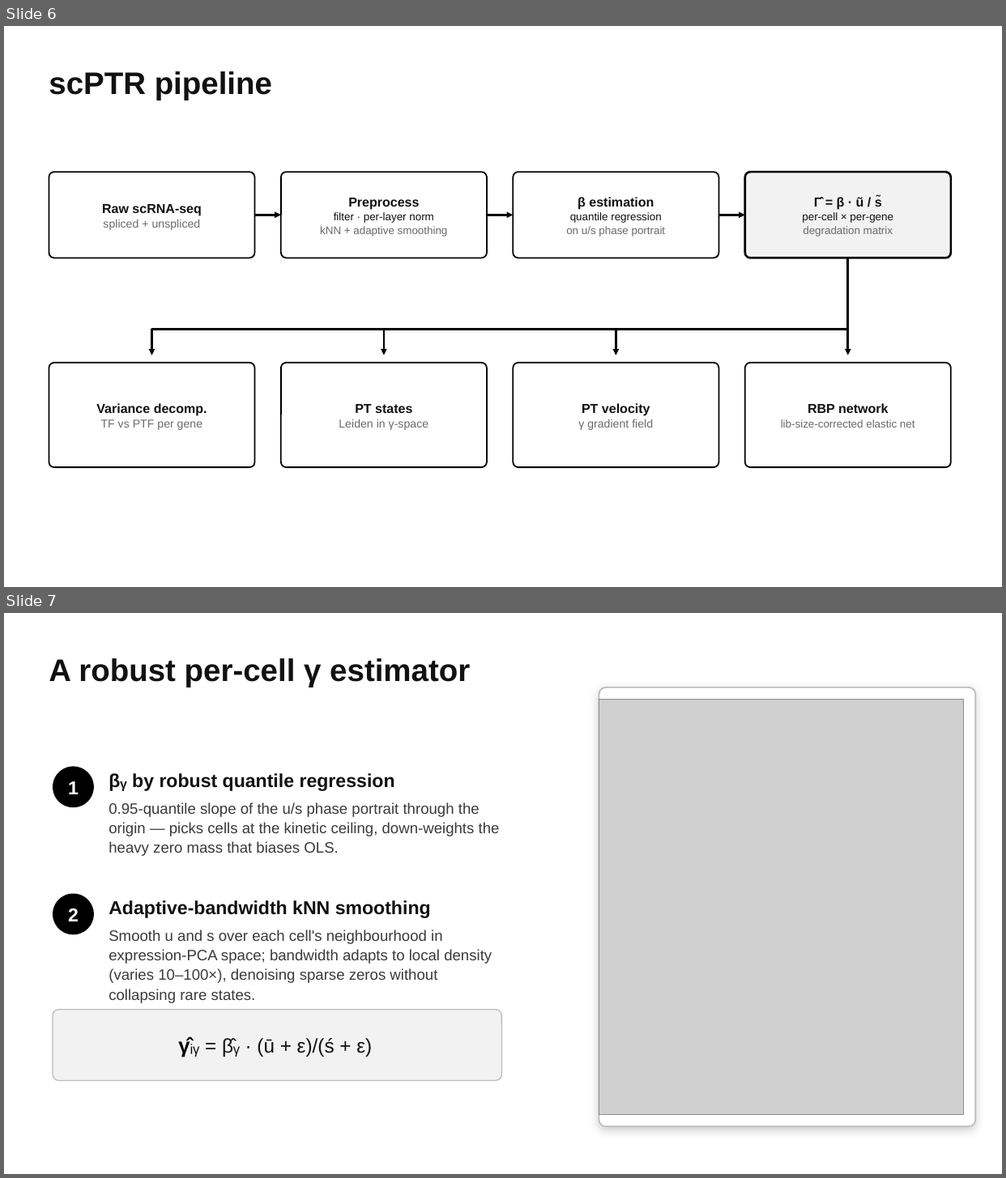
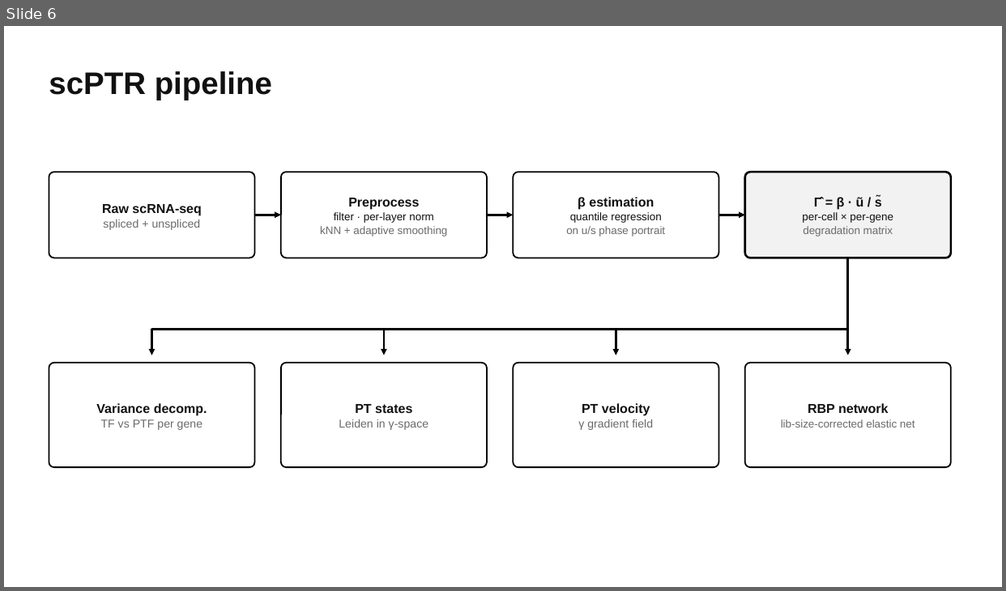
Before and after one commit to bryanc5864/scPTR, a slide deck: presentations/scPTR talk.pptx. Shown one above the other, each under a label of ours: slides 6 and 7 before the commit, slide 6 after it. The pictures are 1006x1178 and 1006x591 pixels, drawn with LibreOffice and Linux fonts; fonts in the diff are those of the drawing; grey boxes stand for pictures. Boxes give left, top, right and bottom in pixels: in the first picture for what was removed or moved away, otherwise in the second. Text is boxed around its words. In the diff, an @@ line names an element or a change of style, - is before the commit and + after.

```diff
--- a/presentations/scPTR talk.pptx
+++ b/presentations/scPTR talk.pptx
@@ slide 7 removed at (4,613,1002,1174), background #FFFFFF @@
@@ text removed at (49,658,470,688) @@
-A robust per-cell γ estimator
@@ rounded rectangle removed at (599,687,976,1127) @@
@@ picture removed at (599,699,964,1115) @@
@@ ellipse removed at (53,766,94,807) @@
@@ text removed at (68,781,79,794) @@
-1
@@ text removed at (108,773,395,791) @@
-βᵧ by robust quantile regression
@@ text removed at (108,803,500,856) @@
-0.95-quantile slope of the u/s phase portrait through the origin — picks cells at the kinetic ceiling, down-weights the heavy zero mass that biases OLS.
@@ ellipse removed at (53,894,94,935) @@
@@ text removed at (108,901,431,918) @@
-Adaptive-bandwidth kNN smoothing
@@ text removed at (68,909,79,922) @@
-2
@@ text removed at (108,930,492,1003) @@
-Smooth u and s over each cell's neighbourhood in expression-PCA space; bandwidth adapts to local density (varies 10–100×), denoising sparse zeros without collapsing rare states.
@@ rounded rectangle removed at (53,1010,502,1081) @@
@@ text removed at (178,1037,372,1058) @@
-γ̂ᵢᵧ = β̂ᵧ · (ū + ε)/(ś + ε)
```
Also in this commit, not shown: 2 slides changed, 6 other slides removed.
